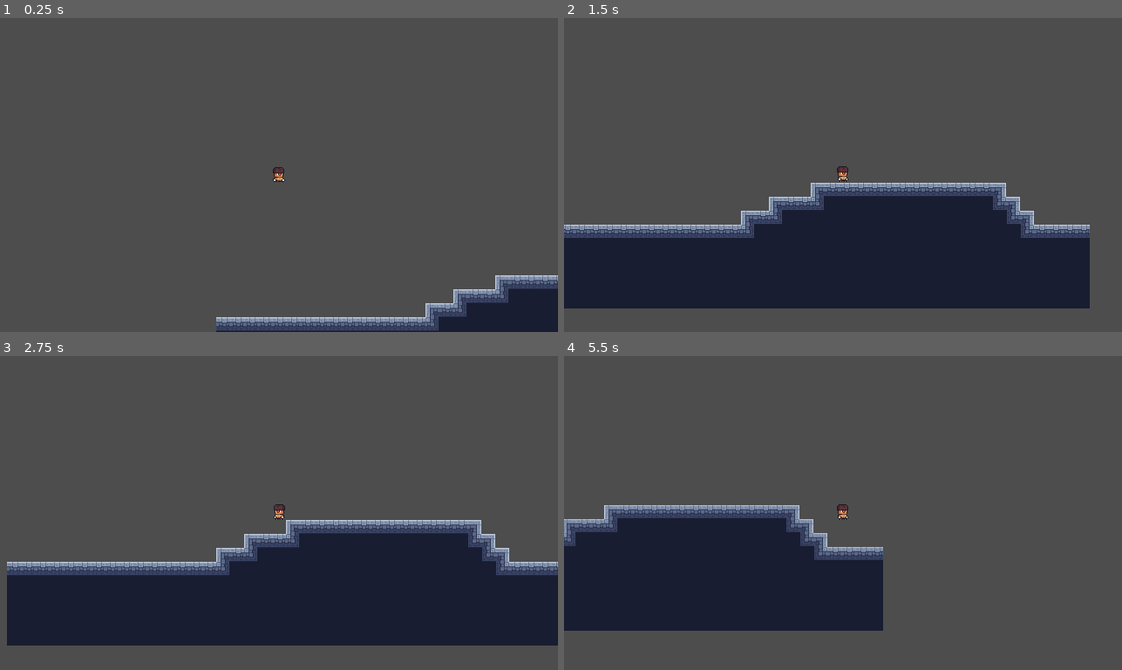
Above: before the commit, frames 1-4 (two rows, left to right).
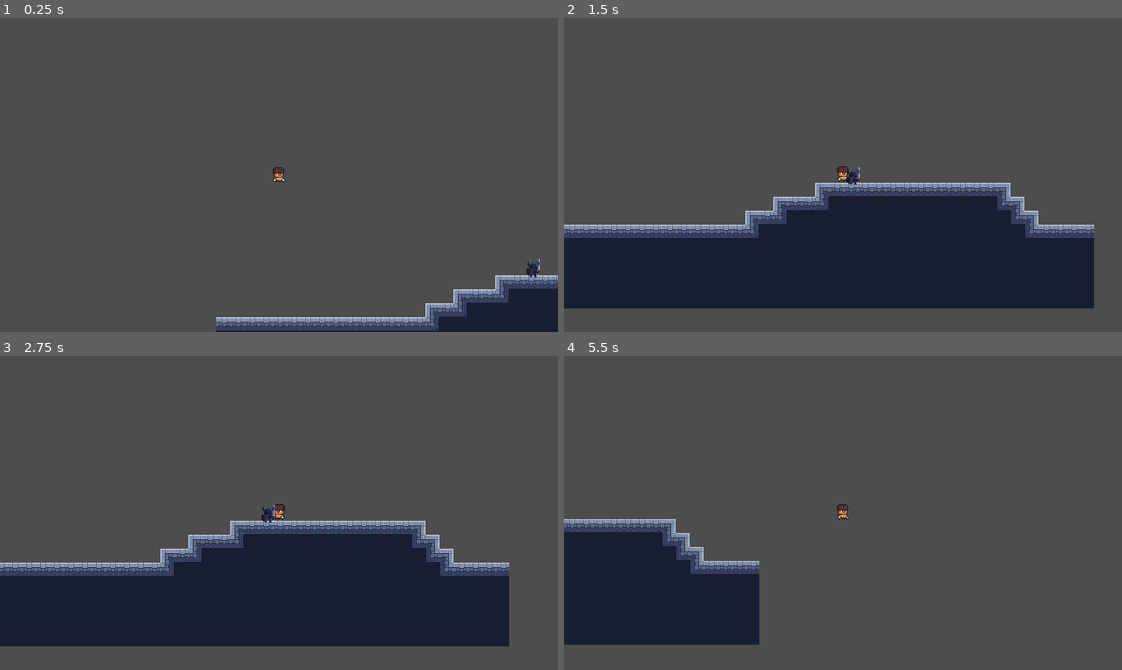
Above: after the commit, the same moments.

Repository: Heihei03/mini-jame-gam-38
Game: Godot game, scene res://Scenes/main.tscn
Same seed, same stepped clock (60 frames per second), same inputs: the game is played once before the commit and once after it.
Inputs:
- Up to frame 1 (0.25 s): no input
- Up to frame 2 (1.5 s): hold Right (right) from 0.53 s (still down); tap Up (jump) at 0.77 s
- Up to frame 3 (2.75 s): tap Up (jump) at 1.52 s; release Right (right) at 2.03 s; hold Left (left) from 2.03 s (still down)
- Up to frame 4 (5.5 s): release Left (left) at 2.78 s; hold Right (right) 2.78-4.28 s; tap Up (jump) at 3.02, 3.77, 4.52 s; hold Left (left) 4.28-5.03 s; hold Right (right) from 5.03 s (still down)

The runs differ from the first frame. In frame 1, 0.1% of the frame differs, in the area x 94-98%, y 76-83%; in frame 2, 2.5%; in frame 3, 8.4%; in frame 4, 13%, in the area x 0-58%, y 47-92%.

Commit message:
Add enemy collision and animation

Diff:
--- a/Scenes/enemy.tscn
+++ b/Scenes/enemy.tscn
@@ -1,19 +1,135 @@
-[gd_scene load_steps=3 format=3 uid="uid://dl5r153gdbswe"]
+[gd_scene load_steps=19 format=3 uid="uid://dl5r153gdbswe"]
+
+[ext_resource type="Script" path="res://Scripts/enemy.gd" id="1_2nk81"]
+[ext_resource type="Texture2D" uid="uid://cm5vpde77yuuk" path="res://Resources/Knight Character Pack v3.0 by RgsDev/16x16 knight 3 v3.png" id="1_jauhk"]
 
 [sub_resource type="CapsuleShape2D" id="CapsuleShape2D_7gojf"]
+radius = 6.0
+height = 20.0
+
+[sub_resource type="AtlasTexture" id="AtlasTexture_7qjd4"]
+atlas = ExtResource("1_jauhk")
+region = Rect2(0, 0, 64, 64)
+
+[sub_resource type="AtlasTexture" id="AtlasTexture_lwkmt"]
+atlas = ExtResource("1_jauhk")
+region = Rect2(64, 0, 64, 64)
+
+[sub_resource type="AtlasTexture" id="AtlasTexture_ifeck"]
+atlas = ExtResource("1_jauhk")
+region = Rect2(128, 0, 64, 64)
+
+[sub_resource type="AtlasTexture" id="AtlasTexture_ttx20"]
+atlas = ExtResource("1_jauhk")
+region = Rect2(192, 0, 64, 64)
+
+[sub_resource type="AtlasTexture" id="AtlasTexture_l0ioh"]
+atlas = ExtResource("1_jauhk")
+region = Rect2(256, 0, 64, 64)
+
+[sub_resource type="AtlasTexture" id="AtlasTexture_2gqct"]
+atlas = ExtResource("1_jauhk")
+region = Rect2(0, 64, 64, 64)
+
+[sub_resource type="AtlasTexture" id="AtlasTexture_ppyyu"]
+atlas = ExtResource("1_jauhk")
+region = Rect2(64, 64, 64, 64)
+
+[sub_resource type="AtlasTexture" id="AtlasTexture_c8cua"]
+atlas = ExtResource("1_jauhk")
+region = Rect2(128, 64, 64, 64)
+
+[sub_resource type="AtlasTexture" id="AtlasTexture_kq5p2"]
+atlas = ExtResource("1_jauhk")
+region = Rect2(192, 64, 64, 64)
+
+[sub_resource type="AtlasTexture" id="AtlasTexture_jasrb"]
+atlas = ExtResource("1_jauhk")
+region = Rect2(256, 64, 64, 64)
+
+[sub_resource type="AtlasTexture" id="AtlasTexture_dsi8j"]
+atlas = ExtResource("1_jauhk")
+region = Rect2(320, 64, 64, 64)
+
+[sub_resource type="AtlasTexture" id="AtlasTexture_1idn6"]
+atlas = ExtResource("1_jauhk")
+region = Rect2(384, 64, 64, 64)
+
+[sub_resource type="AtlasTexture" id="AtlasTexture_6ktwe"]
+atlas = ExtResource("1_jauhk")
+region = Rect2(448, 64, 64, 64)
+
+[sub_resource type="SpriteFrames" id="SpriteFrames_ep36h"]
+animations = [{
+"frames": [{
+"duration": 1.0,
+"texture": SubResource("AtlasTexture_7qjd4")
+}, {
+"duration": 1.0,
+"texture": SubResource("AtlasTexture_lwkmt")
+}, {
+"duration": 1.0,
+"texture": SubResource("AtlasTexture_ifeck")
+}, {
+"duration": 1.0,
+"texture": SubResource("AtlasTexture_ttx20")
+}, {
+"duration": 1.0,
+"texture": SubResource("AtlasTexture_l0ioh")
+}],
+"loop": true,
+"name": &"idle",
+"speed": 5.0
+}, {
+"frames": [{
+"duration": 1.0,
+"texture": SubResource("AtlasTexture_2gqct")
+}, {
+"duration": 1.0,
+"texture": SubResource("AtlasTexture_ppyyu")
+}, {
+"duration": 1.0,
+"texture": SubResource("AtlasTexture_c8cua")
+}, {
+"duration": 1.0,
+"texture": SubResource("AtlasTexture_kq5p2")
+}, {
+"duration": 1.0,
+"texture": SubResource("AtlasTexture_jasrb")
+}, {
+"duration": 1.0,
+"texture": SubResource("AtlasTexture_dsi8j")
+}, {
+"duration": 1.0,
+"texture": SubResource("AtlasTexture_1idn6")
+}, {
+"duration": 1.0,
+"texture": SubResource("AtlasTexture_6ktwe")
+}],
+"loop": true,
+"name": &"run",
+"speed": 5.0
+}]
 
 [sub_resource type="RectangleShape2D" id="RectangleShape2D_q6fp2"]
 size = Vector2(70, 20)
 
 [node name="Enemy" type="CharacterBody2D"]
+collision_layer = 2
+collision_mask = 5
+script = ExtResource("1_2nk81")
 
 [node name="CollisionShape2D" type="CollisionShape2D" parent="."]
+position = Vector2(0, 4)
 shape = SubResource("CapsuleShape2D_7gojf")
 
 [node name="AnimatedSprite2D" type="AnimatedSprite2D" parent="."]
+sprite_frames = SubResource("SpriteFrames_ep36h")
+animation = &"run"
 
 [node name="Area2D" type="Area2D" parent="."]
+collision_layer = 0
 
 [node name="CollisionShape2D" type="CollisionShape2D" parent="Area2D"]
-position = Vector2(45, 0)
+position = Vector2(41, 3)
 shape = SubResource("RectangleShape2D_q6fp2")
--- a/Scenes/main.tscn
+++ b/Scenes/main.tscn
@@ -1,9 +1,8 @@
-[gd_scene load_steps=7 format=4 uid="uid://do7btf7fbc8t"]
+[gd_scene load_steps=6 format=4 uid="uid://do7btf7fbc8t"]
 
 [ext_resource type="Texture2D" uid="uid://b1rq82pl2h1ko" path="res://Resources/Stone Ruins/SR_Stone Ruins_TilesGround 16x16.png" id="1_i782a"]
 [ext_resource type="PackedScene" uid="uid://btjfnotnwvf1h" path="res://Scenes/player.tscn" id="2_vw1qb"]
 [ext_resource type="PackedScene" uid="uid://dl5r153gdbswe" path="res://Scenes/enemy.tscn" id="3_2lsax"]
-[ext_resource type="Script" path="res://Scripts/enemy.gd" id="4_ryn60"]
 
 [sub_resource type="TileSetAtlasSource" id="TileSetAtlasSource_3gp4y"]
 texture = ExtResource("1_i782a")
@@ -74,4 +73,4 @@
 [node name="Player" parent="." instance=ExtResource("2_vw1qb")]
 
 [node name="Enemy" parent="." instance=ExtResource("3_2lsax")]
-script = ExtResource("4_ryn60")
+position = Vector2(364, 210)
--- a/Scripts/enemy.gd
+++ b/Scripts/enemy.gd
@@ -9,4 +9,6 @@
 	if not is_on_floor():
 		velocity += get_gravity() * delta
 
+	$AnimatedSprite2D.play("idle")
+
 	move_and_slide()
